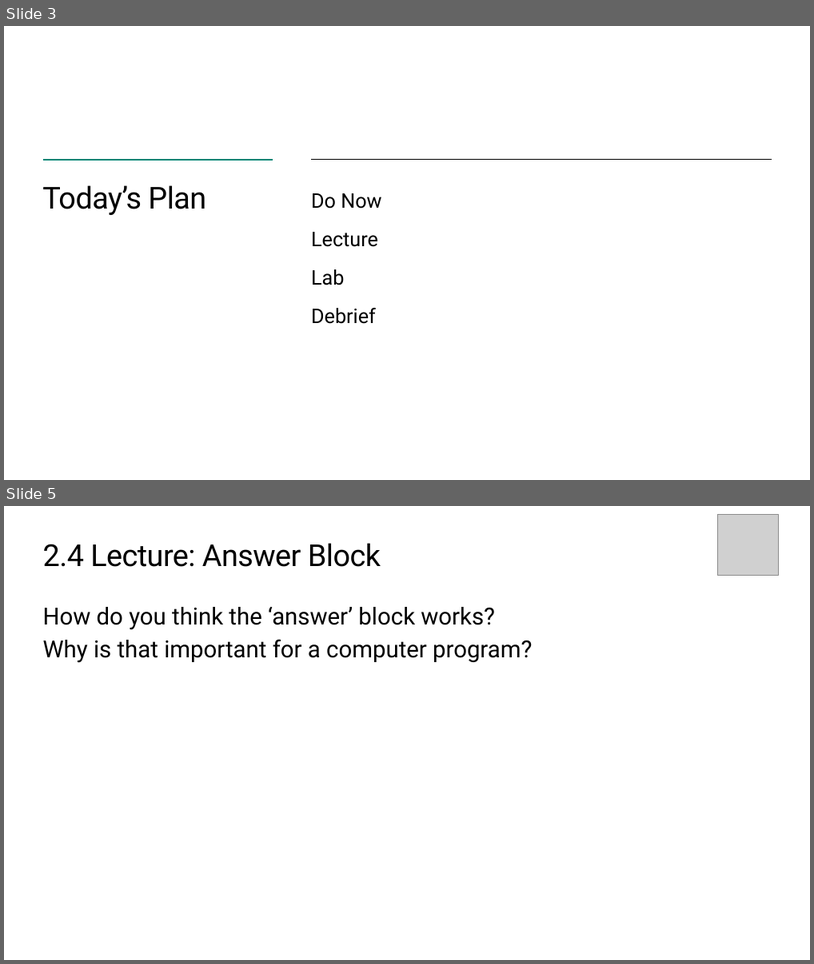
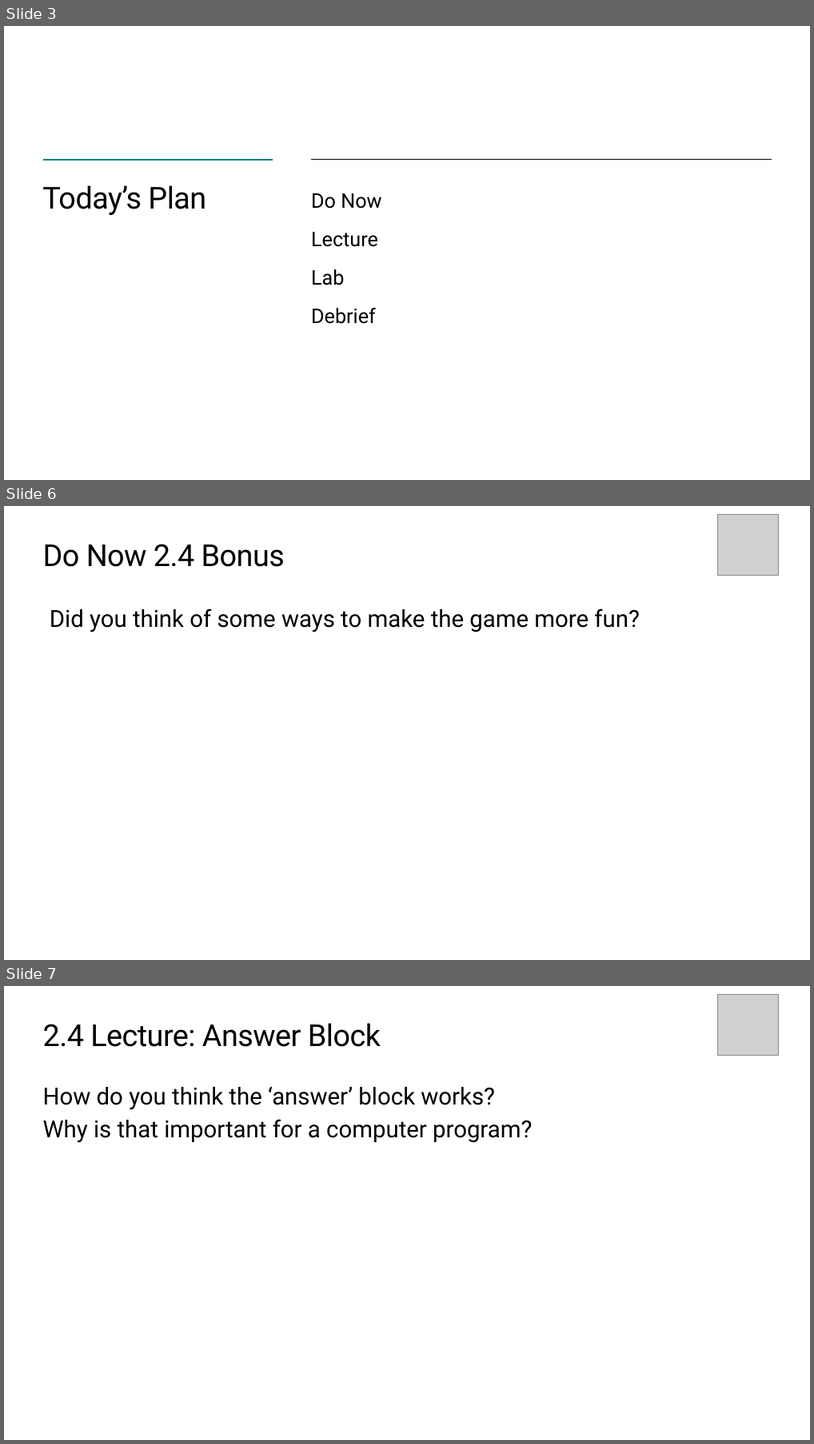
Before and after one commit to TEALSK12/introduction-to-computer-science, a slide deck: docs/slidedecks/TEALS SNAP 2.4.pptx. Shown one above the other, each under a label of ours: slides 3 and 5 before the commit, slides 3, 6 and 7 after it; the slides between them are not shown. The pictures are 814x964 and 814x1444 pixels, drawn with LibreOffice and Linux fonts; fonts in the diff are those of the drawing; grey boxes stand for pictures; background and template pictures are left out. Boxes give left, top, right and bottom in pixels: in the first picture for what was removed or moved away, otherwise in the second. Text is boxed around its words. In the diff, an @@ line names an element or a change of style, - is before the commit and + after.

```diff
--- a/docs/slidedecks/TEALS SNAP 2.4.pptx
+++ b/docs/slidedecks/TEALS SNAP 2.4.pptx
@@ slide 6 added at box(4, 506, 810, 960), background #FFFFFF @@
@@ picture added at box(718, 515, 779, 575) @@
@@ title added at box(43, 544, 285, 567), 36 pt, text #000000 @@
+Do Now 2.4 Bonus
@@ text added at box(50, 608, 640, 632), 28 pt, text #000000 @@
+Did you think of some ways to make the game more fun?
@@ what was slide 5 is now slide 7 @@
```
Also in this commit, not shown: 1 slide changed, 1 other slide added, 3 other files.
